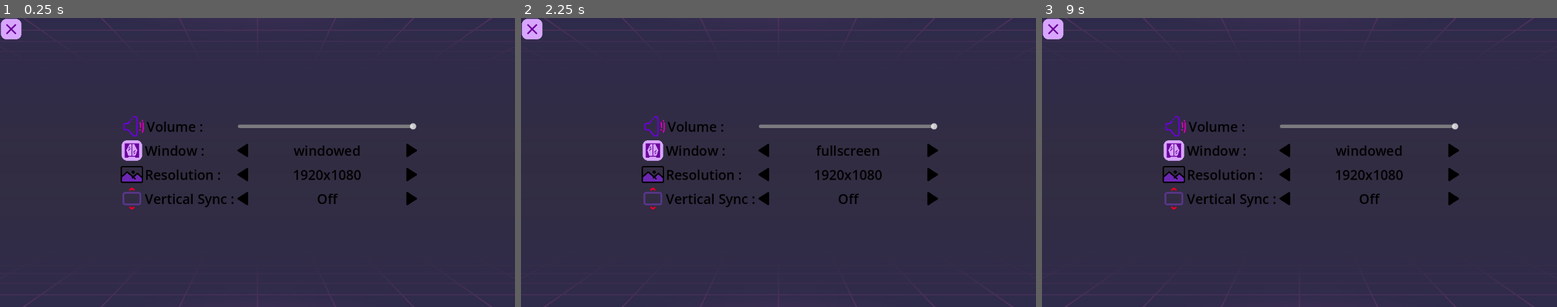
Above: before the commit, frames 1-3 (left to right).
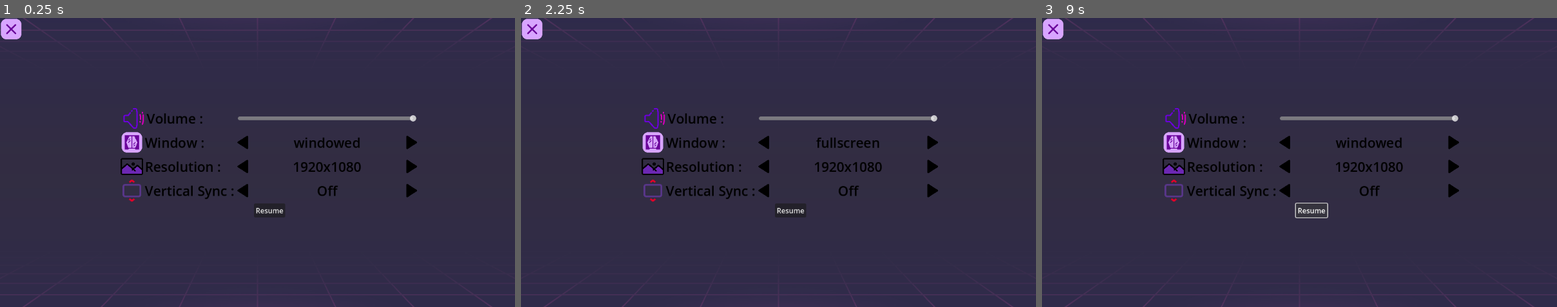
Above: after the commit, the same moments.

Repository: karimasoul/Godot_plugin_Yet
Game: Godot game, scene res://test_ui_main.tscn
Same seed, same stepped clock (60 frames per second), same inputs: the game is played once before the commit and once after it.
Inputs (mouse positions are in pixels of both pictures, inside the frame that each line leads up to; where the layout moved, square brackets give the same spot in the first picture):
- Up to frame 1 (0.25 s): no input
- Up to frame 2 (2.25 s): click (788, 211) at 0.5 s, where only the run after the commit has a clickable "Resume"; click (654, 142) [654, 150] at 1.25 s; click (763, 150) at 2.02 s
- Up to frame 3 (9 s): click (1454, 150) at 2.77 s; click (1175, 165) [1175, 174] at 3.5 s; click (1175, 191) [1175, 197] at 4.25 s; click (1175, 142) [1175, 150] at 5 s; click (1284, 150) at 5.77 s; click (1454, 150) at 6.52 s; click (1175, 165) [1175, 174] at 7.25 s; click (1175, 191) [1175, 197] at 8 s; click (1309, 211) at 8.75 s, where only the run after the commit has a clickable "Resume"

The runs differ from the first frame. In frame 1, 4.7% of the frame differs, in the area x 23-81%, y 31-69%; in frame 2, 4.6%; in frame 3, 4.6%.

Commit message:
drag and drop pas finie

Diff:
--- a/test_ui_main.tscn
+++ b/test_ui_main.tscn
@@ -241,6 +241,21 @@
 layout_mode = 2
 size_flags_horizontal = 3
 
+[node name="HBoxContainer" type="HBoxContainer" parent="OverallBox/OptionsBox"]
+layout_mode = 2
+
+[node name="LeftFill" type="Control" parent="OverallBox/OptionsBox/HBoxContainer"]
+layout_mode = 2
+size_flags_horizontal = 3
+
+[node name="Button" type="Button" parent="OverallBox/OptionsBox/HBoxContainer"]
+layout_mode = 2
+text = "Resume"
+
+[node name="RightFill" type="Control" parent="OverallBox/OptionsBox/HBoxContainer"]
+layout_mode = 2
+size_flags_horizontal = 3
+
 [connection signal="pressed" from="OverallBox/UnpauseBtn" to="." method="_on_unpause_btn_pressed"]
 [connection signal="toggled" from="OverallBox/OptionsBox/VolumeBox/SoundButton" to="." method="_on_sound_button_toggled"]
 [connection signal="value_changed" from="OverallBox/OptionsBox/VolumeBox/SoundSlider" to="." method="_on_sound_slider_value_changed"]
Not shown, added: addons/yetanotherplugins/ScriptsScene/resume.gd
Not shown, added: addons/yetanotherplugins/ScriptsScene/resume.gd.uid
Not shown, changed: addons/yetanotherplugins/dock.gd
Not shown, changed: addons/yetanotherplugins/dock.tscn
